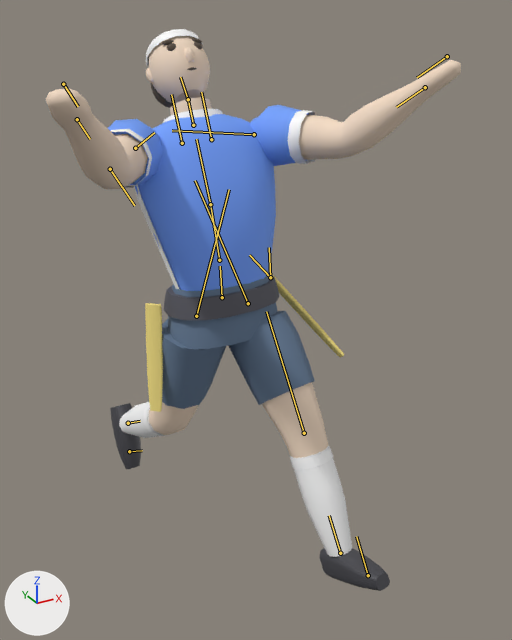
An edit to the glTF model flagster/lib/flagplayer.glb, drawn before and after from the same camera.
Before and after are seen from a camera (50 mm lens) standing at (-0.929, -1.913, 1.872) and looking at (0.084, -0.072, 0.951). Arrows for +X, +Y and +Z are at lower left; the lights stay in place. The older version comes first. Both versions are drawn at frame 4 of the action 'FlagPulled'; the numbers are the values there. The bones that change, and the others that lie on the model, are drawn over the model as lines.

Objects in the first picture: 'belt', 'flag', 'hair', 'jersey', 'shoes', 'shorts', 'skin', 'socks', 'trim'.
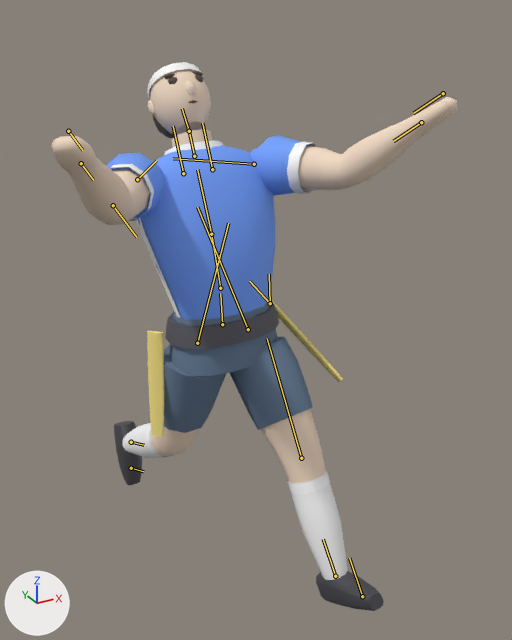
What differs and where, as boxes [x1, y1, x2, y2] in the pictures (512 x 640 px):
'skin', posed: before [46, 36, 461, 458]; after [51, 69, 457, 483]
'jersey', posed: before [108, 105, 309, 291]; after [106, 135, 308, 320]
'shorts', posed: before [162, 273, 315, 409]; after [164, 300, 313, 433]
'socks', posed: before [119, 402, 352, 557]; after [122, 423, 348, 580]
'belt', posed: before [164, 275, 280, 320]; after [165, 302, 279, 349]
'trim', posed: before [111, 29, 333, 470]; after [110, 62, 330, 495]
'shoes', posed: before [110, 403, 390, 591]; after [114, 421, 384, 611]
'flag', posed: before [145, 275, 345, 412]; after [147, 301, 343, 436]
'hair', posed: before [148, 36, 202, 108]; after [150, 63, 203, 138]
bone 'Hips', root to tip: before (222, 297) to (220, 266); after (222, 324) to (220, 293)
bone 'Foot_L', root to tip: before (340, 553) to (329, 515); after (335, 576) to (323, 539)
bone 'Foot_R', root to tip: before (128, 423) to (140, 421); after (131, 442) to (144, 445)

What the commit changed:
Bone 'Hips' (bone_hips) moves from (0.0, 0.019, 0.0) to (0.0, -0.076, 0.0).
Bone 'Foot_L' (bone_foot_l) turns from (0, 0, 0) to (-6, 0, 0) degrees about its own x, y and z.
Bone 'Foot_R' (bone_foot_r) turns from (0, 0, 0) to (8, 0, 0) degrees about its own x, y and z.
